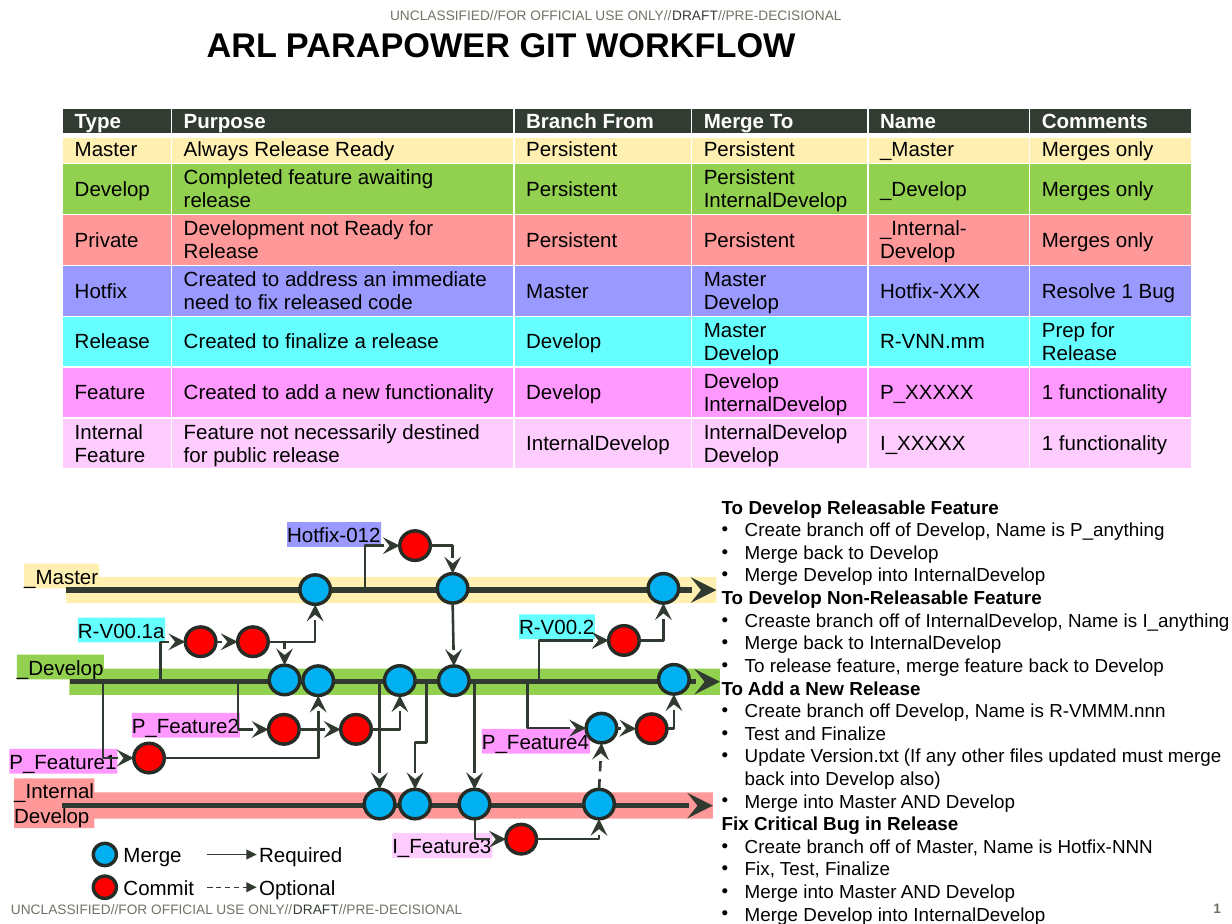
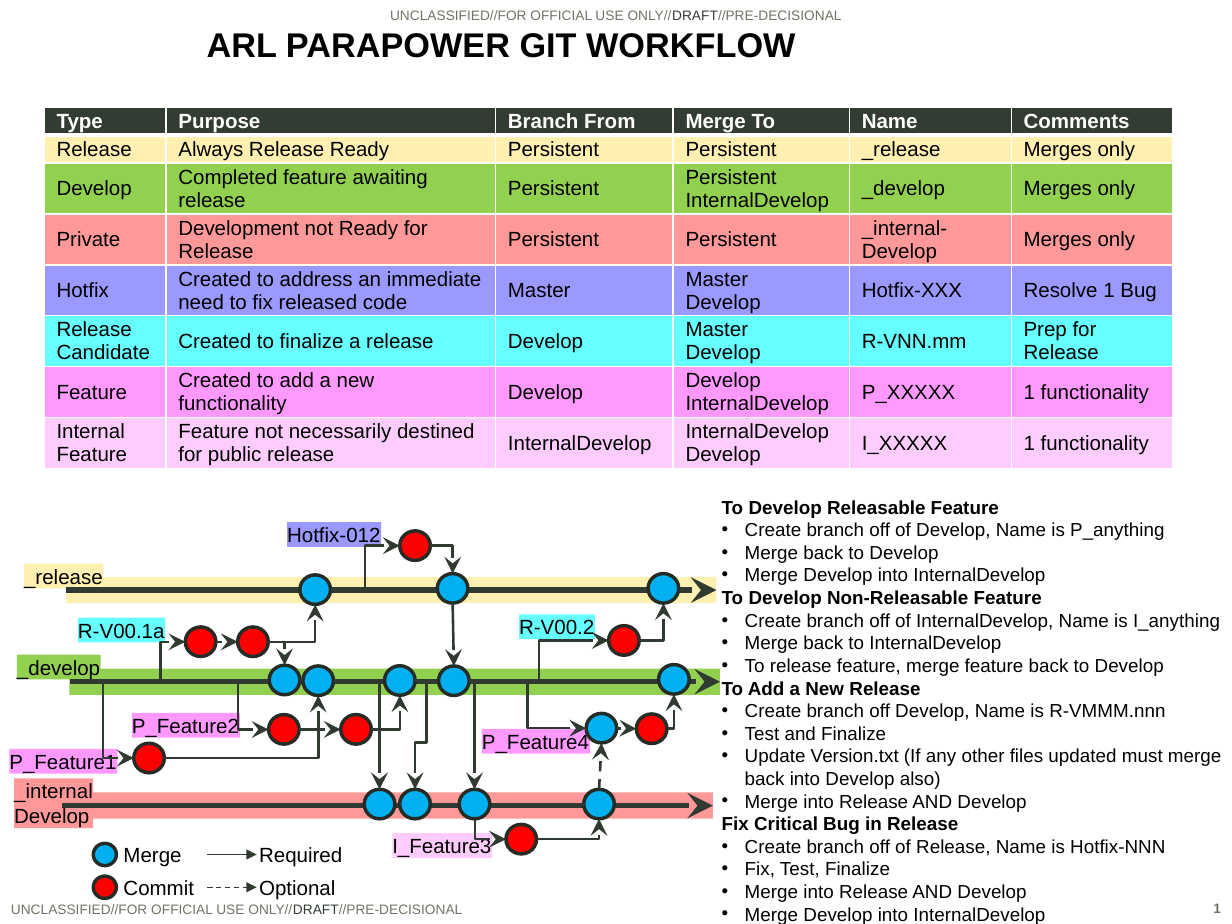
Before and after one commit to USArmyResearchLab/ParaPower, a slide deck: slide 1 of GIT_ARL_ParaPower_Workflow.pptx. Drawn at 1232x924 pixels with LibreOffice and Linux fonts; fonts in the diff are those of the drawing; background and template pictures are left out. Boxes give left, top, right and bottom in pixels: in the first picture for what was removed or moved away, otherwise in the second. Text is boxed around its words. In the diff, an @@ line names an element or a change of style, - is before the commit and + after.

Commit message:
Changed name from Master to Release and lower case branch names.

```diff
--- a/GIT_ARL_ParaPower_Workflow.pptx
+++ b/GIT_ARL_ParaPower_Workflow.pptx
@@ table at (44,107,1173,492) @@
-row 2, column 1: Master
+row 2, column 1: Release
-row 2, column 5: _Master
+row 2, column 5: _release
-row 3, column 5: _Develop
+row 3, column 5: _develop
-row 4, column 5: _Internal- / Develop
+row 4, column 5: _internal- / Develop
-row 6, column 1: Release
+row 6, column 1: Release Candidate
@@ table: place and size @@
-table at (63,108,1190,493)
+table at (44,107,1173,492)
@@ text in rectangle at (24,569,103,589): text changed @@
-_Master
+_release
@@ text at (745,613,1220,631): text changed @@
-• Creaste branch off of InternalDevelop, Name is I_anything
+• Create branch off of InternalDevelop, Name is I_anything
@@ rectangle "_develop": place and size @@
-rectangle "_develop" at (17,654,105,679)
+rectangle "_develop" at (17,654,101,679)
@@ text in rectangle at (17,660,100,680): text changed @@
-_Develop
+_develop
@@ text in rectangle at (14,783,93,828): text changed @@
-_Internal
-Develop
+_internal
+Develop
@@ text at (745,794,1026,812): text changed @@
-• Merge into Master AND Develop
+• Merge into Release AND Develop
@@ text at (745,839,1165,856): text changed @@
-• Create branch off of Master, Name is Hotfix-NNN
+• Create branch off of Release, Name is Hotfix-NNN
@@ text at (745,884,1026,902): text changed @@
-• Merge into Master AND Develop
+• Merge into Release AND Develop
```
